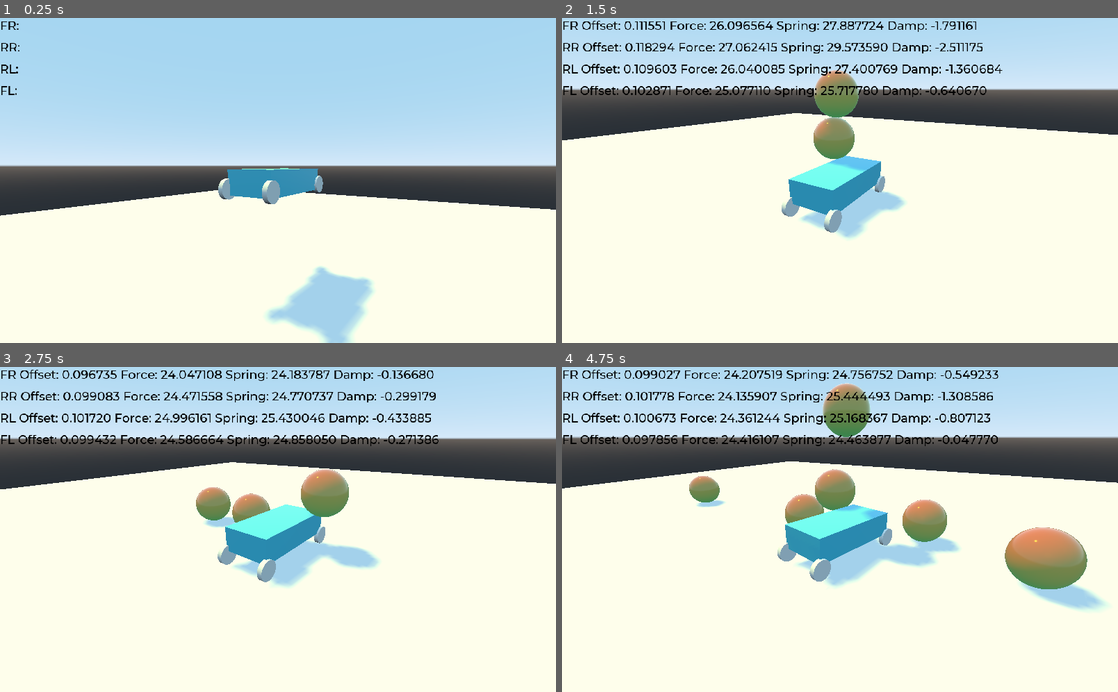
Above: before the commit, frames 1-4 (two rows, left to right).
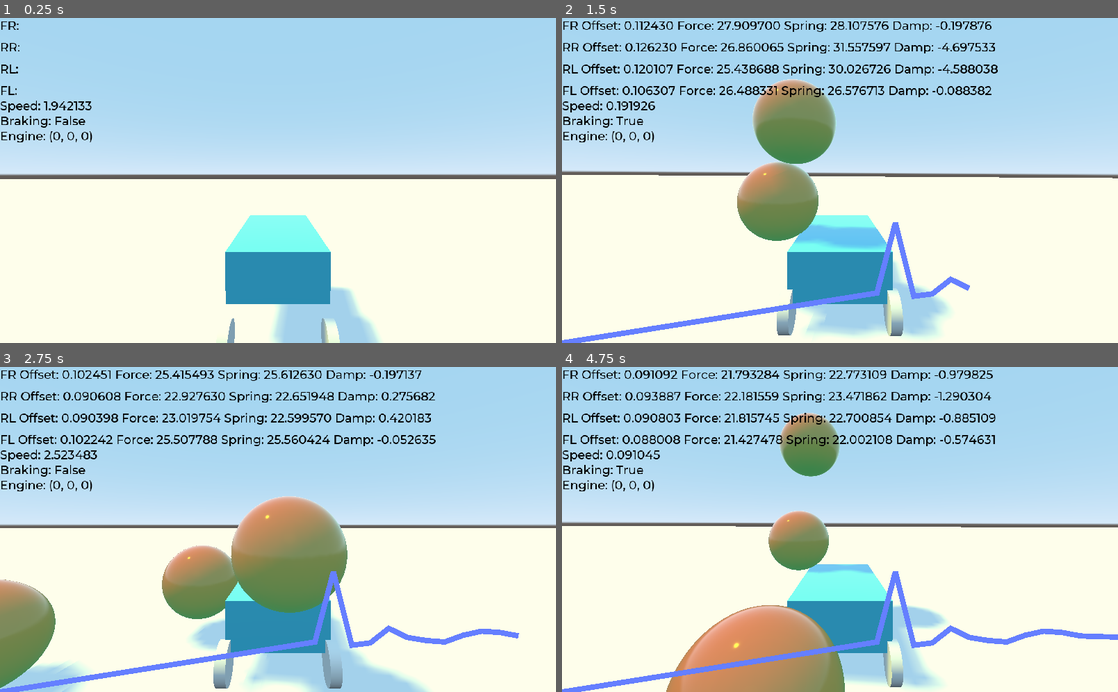
Above: after the commit, the same moments.

Repository: nxidplease/Car-Prototype
Game: Godot game, scene res://Main.tscn
The game is run twice, just before and just after one commit, with the same random seed, the same clock (stepped at 60 frames per second) and the same inputs.
Inputs:
- Up to frame 1 (0.25 s): no input
- Up to frame 2 (1.5 s): tap Enter (ui_accept) at 0.5, 0.77 s; hold Up (ui_up) 0.53-1.28 s; hold Down (ui_down) from 1.28 s (still down)
- Up to frame 3 (2.75 s): tap Enter (ui_accept) at 1.52 s; release Down (ui_down) at 2.03 s; hold Up (ui_up) from 2.03 s (still down)
- Up to frame 4 (4.75 s): tap Enter (ui_accept) at 3.02, 3.77, 4.52 s; release Up (ui_up) at 3.53 s; hold Down (ui_down) from 3.53 s (still down)

The runs differ from the first frame. In frame 1, 18% of the frame differs, in the area x 0-100%, y 25-100%; in frame 2, 50%; in frame 3, 57%; in frame 4, 59%, in the area x 0-100%, y 0-100%.

Commit message:
Start implementing acceleration and braking

Diff:
--- a/Car.gd
+++ b/Car.gd
@@ -2,18 +2,83 @@
 
 signal update_offset
 
-export(Curve) var engineForceCurve
+export(Curve) var engineForceCurve: Curve
 
-func applySpringImpulseOnWheel(wheel: RayCast, state):
-	state.add_force(wheel.getSpringForce(), state.transform.basis.xform(wheel.translation))
-#	state.add_force(wheel.getSpringForce(), wheel.translation)
+export(int) var maxSpeed
 
-func _integrate_forces(state):
-	applySpringImpulseOnWheel($FR, state)
-	applySpringImpulseOnWheel($RR, state)
-	applySpringImpulseOnWheel($RL, state)
-	applySpringImpulseOnWheel($FL, state)
+export(int) var maxEngineForce
 
+export(float) var rr_coefficient = 0.01
+
+export(float) var brake_coefficient = 1
+
+var engineForce = Vector3.ZERO
+var rrForce = Vector3.ZERO
+var brakeForce = Vector3.ZERO
+var accelerating: bool = false
+var braking: bool = false
+
+func applyWheelForces(wheel: Wheel, state: PhysicsDirectBodyState):
+	var transformedWheelPos = state.transform.basis.xform(wheel.translation)
+	state.add_force(wheel.getSpringForce(), transformedWheelPos)
+	state.add_force(calcEngineForce(wheel, state), transformedWheelPos)
+	state.add_force(calcRRForce(wheel, state), transformedWheelPos)
+	state.add_force(brakeForce, transformedWheelPos)
+
+func _integrate_forces(state: PhysicsDirectBodyState):
+	applyWheelForces($FR, state)
+	applyWheelForces($RR, state)
+	applyWheelForces($RL, state)
+	applyWheelForces($FL, state)
+	var forwardLinearVel = state.transform.basis.z.dot(state.linear_velocity) * state.transform.basis.z
+	var groundVel
+	var currSpeed = forwardLinearVel.length()
+
+	if currSpeed > 0:
+		rrForce = -rr_coefficient * forwardLinearVel / state.step * (mass / 4)
+
+		if braking:
+			brakeForce = - brake_coefficient * forwardLinearVel / state.step * (mass / 4)
+
+	if !braking:
+		brakeForce = Vector3.ZERO
+
+func calcEngineForce(wheel: Wheel, state: PhysicsDirectBodyState):
+	var forwardGroundDir = wheel.getProjectedOnGround(state.transform.basis.z)
+	var forwardLinearVel = state.transform.basis.z.dot(state.linear_velocity) * state.transform.basis.z
+	var forwardGroundSpeed = wheel.getProjectedOnGround(forwardLinearVel)
+	var currSpeed = forwardGroundSpeed.length()
+
+	if accelerating && currSpeed < maxSpeed:
+		var normalizedSpeed = currSpeed / maxSpeed
+		var acceleration = engineForceCurve.interpolate(normalizedSpeed) * maxEngineForce * state.step
+		return forwardGroundDir * acceleration / (mass * 4)
+
+	else:
+		return Vector3.ZERO
+
+func calcRRForce(wheel: Wheel, state: PhysicsDirectBodyState):
+	var forwardGroundDir = wheel.getProjectedOnGround(state.transform.basis.z)
+	var forwardLinearVel = state.transform.basis.z.dot(state.linear_velocity) * state.transform.basis.z
+	var forwardGroundSpeed = wheel.getProjectedOnGround(forwardLinearVel)
+	var currSpeed = forwardGroundSpeed.length()
+
+	if currSpeed > 0 && wheel.is_colliding():
+		return -rr_coefficient * forwardGroundSpeed / state.step * (mass / 4)
+	else:
+		return Vector3.ZERO
+
+func calcBrakingForce(wheel: Wheel, state: PhysicsDirectBodyState):
+	var forwardGroundDir = wheel.getProjectedOnGround(state.transform.basis.z)
+	var forwardLinearVel = state.transform.basis.z.dot(state.linear_velocity) * state.transform.basis.z
+	var forwardGroundSpeed = wheel.getProjectedOnGround(forwardLinearVel)
+	var currSpeed = forwardGroundSpeed.length()
+
+	if currSpeed > 0 && braking:
+		brakeForce = - brake_coefficient * forwardGroundSpeed / state.step * (mass / 4)
+
+	elif !braking:
+		brakeForce = Vector3.ZERO
 
 func _on_RayCast_update_offset(offset, force_mag, spring_force, dampening_force):
 	emit_signal("update_offset", "FR", offset, force_mag, spring_force, dampening_force)
--- a/Car.tscn
+++ b/Car.tscn
@@ -43,6 +43,7 @@
 [node name="Tyre" type="MeshInstance" parent="FR"]
 transform = Transform( -4.37114e-08, -1, 0, 1, -4.37114e-08, 0, 0, 0, 1, 0, 0, 0 )
 mesh = SubResource( 4 )
+material/0 = null
 
 [node name="RR" type="RayCast" parent="."]
 transform = Transform( 1, 0, 0, 0, 1, 0, 0, 0, 1, 0.5, -0.125, 1 )
@@ -58,6 +59,7 @@
 [node name="Tyre" type="MeshInstance" parent="RR"]
 transform = Transform( -4.37114e-08, -1, 0, 1, -4.37114e-08, 0, 0, 0, 1, 0, 0, 0 )
 mesh = SubResource( 4 )
+material/0 = null
 
 [node name="RL" type="RayCast" parent="."]
 transform = Transform( 1, 0, 0, 0, 1, 0, 0, 0, 1, -0.5, -0.125, 1 )
@@ -73,6 +75,7 @@
 [node name="Tyre" type="MeshInstance" parent="RL"]
 transform = Transform( -4.37114e-08, -1, 0, 1, -4.37114e-08, 0, 0, 0, 1, 0, 0, 0 )
 mesh = SubResource( 4 )
+material/0 = null
 
 [node name="FL" type="RayCast" parent="."]
 transform = Transform( 1, 0, 0, 0, 1, 0, 0, 0, 1, -0.5, -0.125, -1 )
@@ -88,6 +91,7 @@
 [node name="Tyre" type="MeshInstance" parent="FL"]
 transform = Transform( -4.37114e-08, -1, 0, 1, -4.37114e-08, 0, 0, 0, 1, 0, 0, 0 )
 mesh = SubResource( 4 )
+material/0 = null
 
 [connection signal="update_offset" from="FR" to="." method="_on_RayCast_update_offset"]
 [connection signal="update_offset" from="RR" to="." method="_on_RayCast2_update_offset"]
--- a/Main.gd
+++ b/Main.gd
@@ -2,17 +2,31 @@
 
 const offset_str = "%s Offset: %f Force: %f Spring: %f Damp: %f"
 
+var prev_time = 0
 
 func _on_Car_update_offset(wheel, offset, force_mag, spring_force, dampening_force):
 	match wheel:
 		"FR":
 			$UI/FR_offset.text = offset_str % ["FR", offset, force_mag, spring_force, dampening_force]
+
+			var curr_msec = OS.get_ticks_msec()
+			if curr_msec - prev_time >= 200:
+				$UI/FR_Spring_Force.add_point(Vector2(OS.get_ticks_msec() / 200 * 1024 / 30, 600 - spring_force / 5 * 20))
+				print($UI/FR_Spring_Force.get_point_count())
+				prev_time = curr_msec
 		"RR":
 			$UI/RR_offset.text = offset_str % ["RR", offset, force_mag, spring_force, dampening_force]
 		"RL":
 			$UI/RL_offset.text = offset_str % ["RL", offset, force_mag, spring_force, dampening_force]
 		"FL":
 			$UI/FL_offset.text = offset_str % ["FL", offset, force_mag, spring_force, dampening_force]
+
+func _physics_process(_delta):
+	$UI/Speed.text = "Speed: %f" % $Car.linear_velocity.length()
+	$UI/Braking.text = "Braking: %s" % $Car.braking
+	$UI/Engine.text = "Engine: %s" % $Car.engineForce
+	$Car.accelerating = Input.is_action_pressed("ui_up")
+	$Car.braking = Input.is_action_pressed("ui_down")
 
 func _unhandled_input(event):
 	if event.is_action_pressed("ui_accept"):
--- a/Main.tscn
+++ b/Main.tscn
@@ -1,25 +1,24 @@
-[gd_scene load_steps=10 format=2]
+[gd_scene load_steps=9 format=2]
 
 [ext_resource path="res://Car.tscn" type="PackedScene" id=1]
 [ext_resource path="res://Montserrat-Medium.ttf" type="DynamicFontData" id=2]
 [ext_resource path="res://Main.gd" type="Script" id=3]
-[ext_resource path="res://Camera.gd" type="Script" id=4]
 
-[sub_resource type="BoxShape" id=1]
-extents = Vector3( 15, 0.5, 15 )
+[sub_resource type="CubeMesh" id=1]
+size = Vector3( 1000, 1, 1000 )
 
-[sub_resource type="CubeMesh" id=2]
-size = Vector3( 30, 1, 30 )
+[sub_resource type="ConcavePolygonShape" id=6]
+data = PoolVector3Array( -500, 0.5, 500, 500, 0.5, 500, -500, -0.5, 500, 500, 0.5, 500, 500, -0.5, 500, -500, -0.5, 500, 500, 0.5, -500, -500, 0.5, -500, 500, -0.5, -500, -500, 0.5, -500, -500, -0.5, -500, 500, -0.5, -500, 500, 0.5, 500, 500, 0.5, -500, 500, -0.5, 500, 500, 0.5, -500, 500, -0.5, -500, 500, -0.5, 500, -500, 0.5, -500, -500, 0.5, 500, -500, -0.5, -500, -500, 0.5, 500, -500, -0.5, 500, -500, -0.5, -500, 500, 0.5, 500, -500, 0.5, 500, 500, 0.5, -500, -500, 0.5, 500, -500, 0.5, -500, 500, 0.5, -500, -500, -0.5, 500, 500, -0.5, 500, -500, -0.5, -500, 500, -0.5, 500, 500, -0.5, -500, -500, -0.5, -500 )
 
-[sub_resource type="Curve" id=5]
+[sub_resource type="Curve" id=3]
 _data = [ Vector2( 0, 0.5 ), 0.0, 0.0, 0, 0, Vector2( 0.406627, 1 ), 0.0, 0.0, 0, 0, Vector2( 0.689759, 1 ), 0.0, 0.0, 0, 0, Vector2( 1, 0.3 ), 0.0, 0.0, 0, 0 ]
 
-[sub_resource type="DynamicFont" id=3]
+[sub_resource type="DynamicFont" id=4]
 size = 22
 font_data = ExtResource( 2 )
 
-[sub_resource type="Theme" id=4]
-default_font = SubResource( 3 )
+[sub_resource type="Theme" id=5]
+default_font = SubResource( 4 )
 
 [node name="Main" type="Node"]
 script = ExtResource( 3 )
@@ -29,11 +28,12 @@
 collision_layer = 4
 collision_mask = 3
 
+[node name="MeshInstance" type="MeshInstance" parent="Ground"]
+mesh = SubResource( 1 )
+material/0 = null
+
 [node name="CollisionShape" type="CollisionShape" parent="Ground"]
-shape = SubResource( 1 )
-
-[node name="MeshInstance" type="MeshInstance" parent="Ground"]
-mesh = SubResource( 2 )
+shape = SubResource( 6 )
 
 [node name="DirectionalLight" type="DirectionalLight" parent="."]
 transform = Transform( 0.127844, -0.857157, 0.498937, 0, 0.503065, 0.864248, -0.991794, -0.110489, 0.0643137, 8.50783, 5.54741, 0 )
@@ -41,13 +41,23 @@
 shadow_enabled = true
 
 [node name="Car" parent="." instance=ExtResource( 1 )]
-transform = Transform( 1, 0, 0, 0, 1, 0, 0, 0, 1, 0, 1.891, 0 )
-engineForceCurve = SubResource( 5 )
+transform = Transform( 1, 0, 0, 0, 1, 0, 0, 0, 1, 0, 0.775, 0 )
+engineForceCurve = SubResource( 3 )
+maxSpeed = 30
+maxEngineForce = 50000
+rr_coefficient = 0.005
+brake_coefficient = 0.5
+
+[node name="Camera" type="Camera" parent="Car"]
+transform = Transform( -1, -2.99003e-08, 8.21505e-08, -2.77614e-08, 0.999664, 0.0259153, -8.28978e-08, 0.0259153, -0.999664, 0, 0.985046, -3.18511 )
 
 [node name="UI" type="Control" parent="."]
 anchor_right = 1.0
 anchor_bottom = 1.0
-theme = SubResource( 4 )
+theme = SubResource( 5 )
+__meta__ = {
+"_edit_use_anchors_": false
+}
 
 [node name="FR_offset" type="Label" parent="UI"]
 margin_right = 40.0
@@ -79,8 +89,34 @@
 "_edit_use_anchors_": false
 }
 
-[node name="Camera" type="Camera" parent="."]
-transform = Transform( -0.762577, 0.194963, -0.616819, 0.00222349, 0.954288, 0.29888, 0.646893, 0.226548, -0.728152, -2.66931, 1.96309, -4.21794 )
-script = ExtResource( 4 )
+[node name="Speed" type="Label" parent="UI"]
+margin_top = 148.0
+margin_right = 40.0
+margin_bottom = 176.0
+custom_colors/font_color = Color( 0, 0, 0, 1 )
+text = "Speed: "
+
+[node name="Braking" type="Label" parent="UI"]
+margin_top = 176.0
+margin_right = 100.0
+margin_bottom = 204.0
+custom_colors/font_color = Color( 0, 0, 0, 1 )
+text = "Braking: "
+__meta__ = {
+"_edit_use_anchors_": false
+}
+
+[node name="Engine" type="Label" parent="UI"]
+margin_top = 204.0
+margin_right = 100.0
+margin_bottom = 232.0
+custom_colors/font_color = Color( 0, 0, 0, 1 )
+text = "Engine: "
+__meta__ = {
+"_edit_use_anchors_": false
+}
+
+[node name="FR_Spring_Force" type="Line2D" parent="UI"]
+points = PoolVector2Array( 0, 600 )
 
 [connection signal="update_offset" from="Car" to="." method="_on_Car_update_offset"]
--- a/Wheel.gd
+++ b/Wheel.gd
@@ -14,9 +14,10 @@
 
 onready var car_body: RigidBody = get_node(car_body_path)
 
+class_name Wheel
+
 func calc_spring_force_for_wheel(collisionPoint: Vector3):
 	var localCollisionPoint = car_body.to_local(collisionPoint)
-	$Tyre.translation = to_local(collisionPoint) + transform.basis.y*tyre_radius
 	var distance = translation.distance_to(localCollisionPoint)
 	curr_offset = default_dist_from_groud - distance
 
@@ -46,7 +47,17 @@
 
 func getSpringForce():
 	if is_colliding():
-		return get_spring_force_at_wheel(get_collision_point())
+		var collisionPoint = get_collision_point()
+		$Tyre.translation = to_local(collisionPoint) + transform.basis.y*tyre_radius
+		return get_spring_force_at_wheel(collisionPoint)
 
 	else:
+		$Tyre.translation = cast_to
 		return Vector3.ZERO
+
+func getProjectedOnGround(direction: Vector3):
+	if is_colliding():
+		var collision_normal = get_collision_normal()
+		return direction - direction.dot(collision_normal) * collision_normal
+	else:
+		return Vector3.ZERO
--- a/project.godot
+++ b/project.godot
@@ -7,6 +7,16 @@
 ;   param=value ; assign values to parameters
 
 config_version=4
+
+_global_script_classes=[ {
+"base": "RayCast",
+"class": "Wheel",
+"language": "GDScript",
+"path": "res://Wheel.gd"
+} ]
+_global_script_class_icons={
+"Wheel": ""
+}
 
 [application]
 
